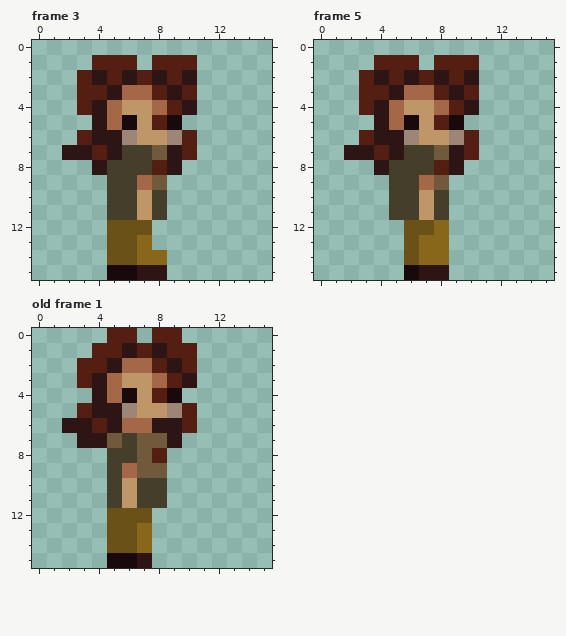
A pixel-art file gets an edit: Alzey2025/Assets/Sprites/raw/player.animation.aseprite. The first picture shows the starting point.
16x16 pixels, 14 frames. Shown: frame 3, frame 5, old frame 1. The commit also changed other frames, which this record leaves out.
Once edited:
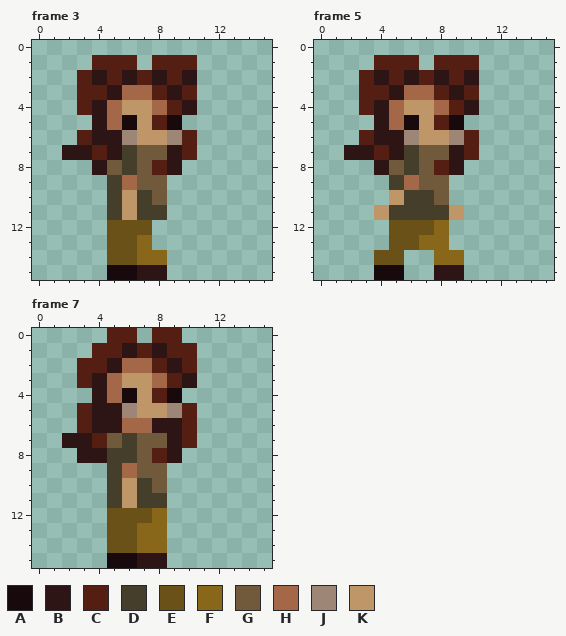
Palette (. is transparent): A #17090c  B #2e1515  C #541e13  D #453e2a  E #6a5118  F #88671a  G #715a3b  H #a46848  J #9e8676  K #be9668
A new or re-ordered frame is compared with the old frame closest to it.
Difference:
frames re-ordered
Frame 3, layer "Layer 1":
Colour K becomes colour D in rows 10 to 11 at x 7.
Colour D becomes colour G in row 7 at x 7; in row 8 at x 5 and 7; in row 10 at x 8.
Colour H becomes colour G in row 9 at x 7.
Colour D becomes colour H in row 9 at x 6.
Colour D becomes colour K in rows 10 to 11 at x 6.
Frame 5, layer "Layer 1":
The author put colour A in row 15 at x 4 to 5.
The author put colour B in row 15 at x 9.
Colour K becomes colour D in rows 10 to 11 at x 7.
The author put colour E in rows 12 to 13 at x 5; in row 14 at x 4 to 5.
The author put colour F in row 14 at x 9.
Colour D becomes colour G in row 7 at x 7; in row 8 at x 5 and 7; in row 10 at x 8.
Colour H becomes colour G in row 9 at x 7.
Colour D becomes colour H in row 9 at x 6.
The author put colour K in row 11 at x 4 and 9.
Colour D becomes colour K in row 10 at x 5.
Colour A is gone in row 15 at x 6.
Colour B is gone in row 15 at x 7.
Colour E is gone in row 14 at x 6.
Colour F is gone in row 14 at x 7.
Frame 7 against old frame 1, layer "Layer 1":
The author put colour B in row 7 at x 2; in row 8 at x 3 to 4 and 9; in row 15 at x 8.
Colour C becomes colour B in row 6 at x 4.
The author put colour C in row 7 at x 10.
Colour B becomes colour C in row 6 at x 3; in row 7 at x 4.
The author put colour F in rows 12 to 14 at x 8.
Colour D becomes colour G in row 10 at x 8.
Colour B is gone in row 6 at x 2.
Changed places in both pictures, as pixel boxes (x1, y1, x2, y2):
changed: (107, 145, 167, 220)
changed: (374, 145, 464, 280)
changed: (62, 418, 197, 568)
